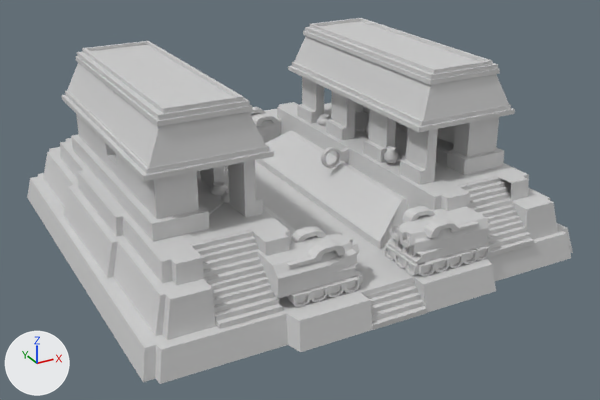
Two versions of the COLLADA model art/meshes/structural/maya_protoclassic/ball_1.dae, one commit apart.
Camera for both pictures: a camera (50 mm lens) standing at (-27.5, -52.8, 26.6) and looking at (0.4, -2.0, 1.2). Every picture has the same lights, and +X, +Y and +Z are marked at lower left. Where no turn or scale is listed for an object, it has been applied to the vertices.

Names of what the first picture shows: 'b_1'.
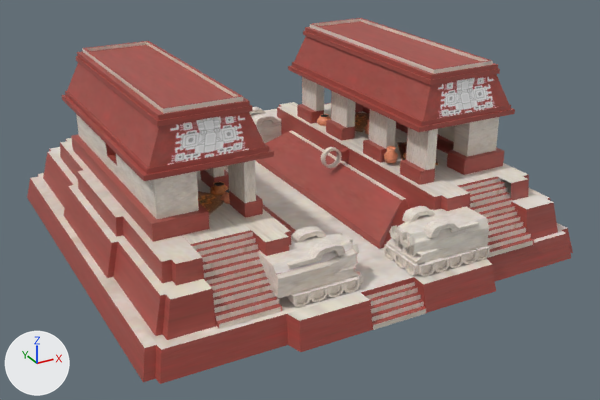
The newer file is also rescaled (x0.822) as a whole; pictures and numbers use the older file's frame.

What differs and where, as boxes [x1, y1, x2, y2] in the pictures (600 x 400 px):
'b_1', recoloured: [27, 18, 573, 384] in both

What the commit changed:
Picture 'maya_protoclassic_struct.png' (img_maya_protoclassic_struct_png) is new.
Material 'Material.001' (mat_material_001) is new.
Its texture is img_maya_protoclassic_struct_png.
me_cubo_177 has 4164 vertices, 7336 faces and spans x -16.6..16.4, y -16.3..17.0, z -1.6..12.0.
me_cubo_177 no longer uses material mat_textura_finais_maia_002 (light grey #d1d1d1).
me_cubo_177 now uses material mat_material_001 (picture img_maya_protoclassic_struct_png).
